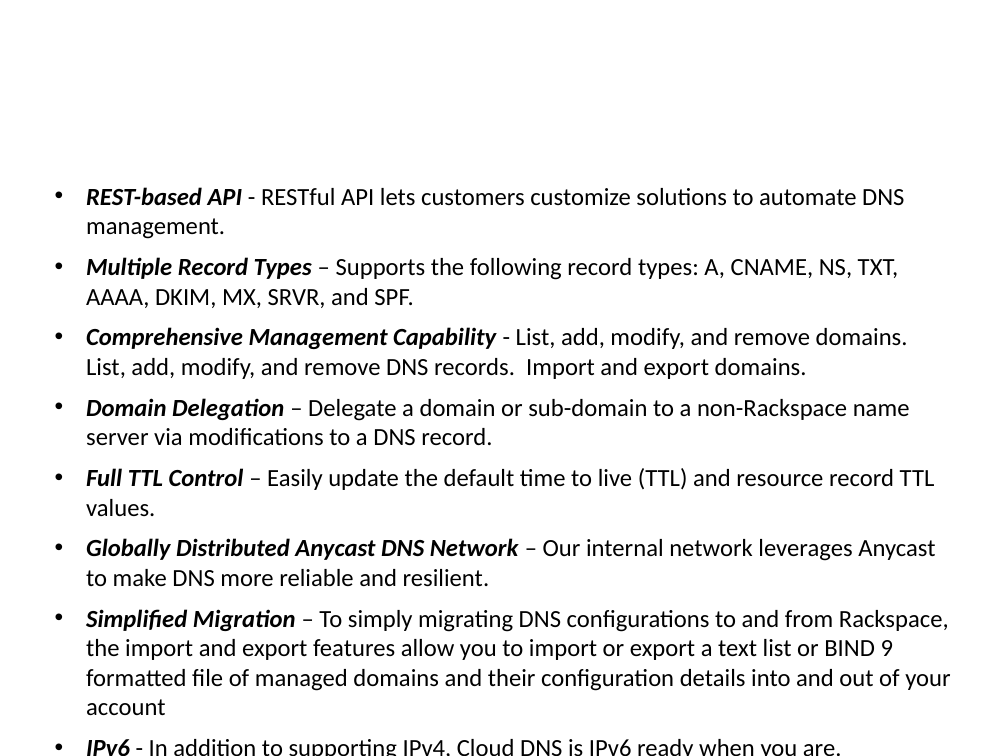
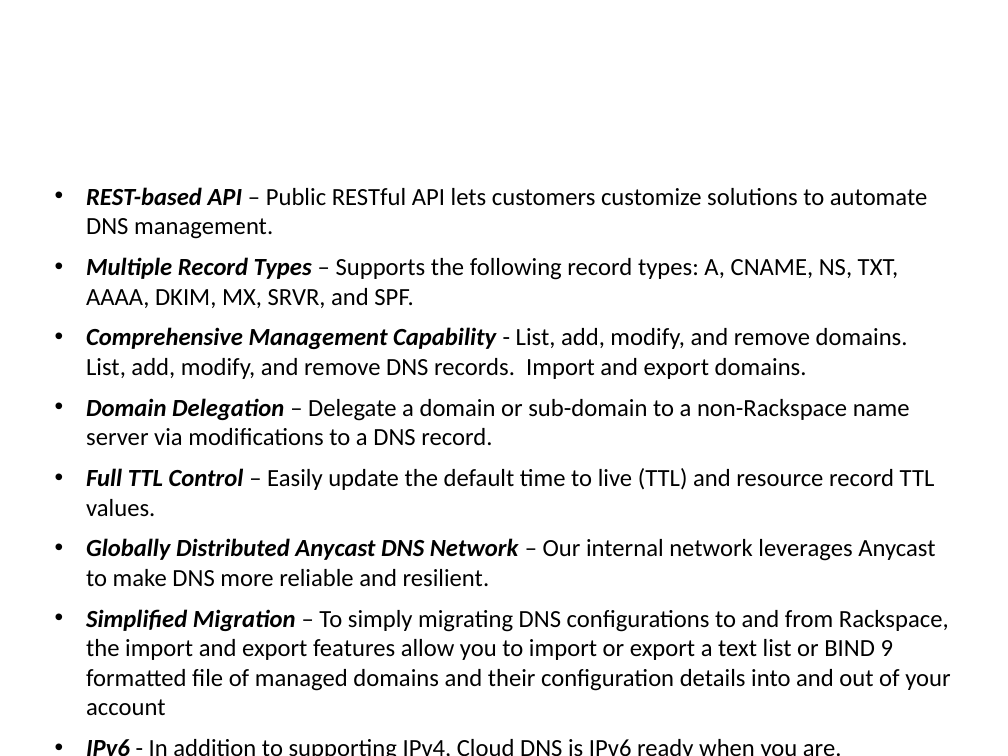
Before and after one commit to rackerlabs/docs-cloud-dns, a slide deck: slide 5 of techtalk/CloudDNS-TechTalkTemplate.pptx. Drawn at 1008x756 pixels with LibreOffice and Linux fonts; fonts in the diff are those of the drawing; background and template pictures are left out. Boxes give left, top, right and bottom in pixels: in the first picture for what was removed or moved away, otherwise in the second. Text is boxed around its words. In the diff, an @@ line names an element or a change of style, - is before the commit and + after.

```diff
--- a/techtalk/CloudDNS-TechTalkTemplate.pptx
+++ b/techtalk/CloudDNS-TechTalkTemplate.pptx
@@ text at <box>86,187,927,239</box>: text changed @@
-• REST-based API - RESTful API lets customers customize solutions to automate DNS management.
+• REST-based API – Public RESTful API lets customers customize solutions to automate DNS management.
```
Also in this commit, not shown: 6 other slides changed, 1 slide added, 3 slides removed.
